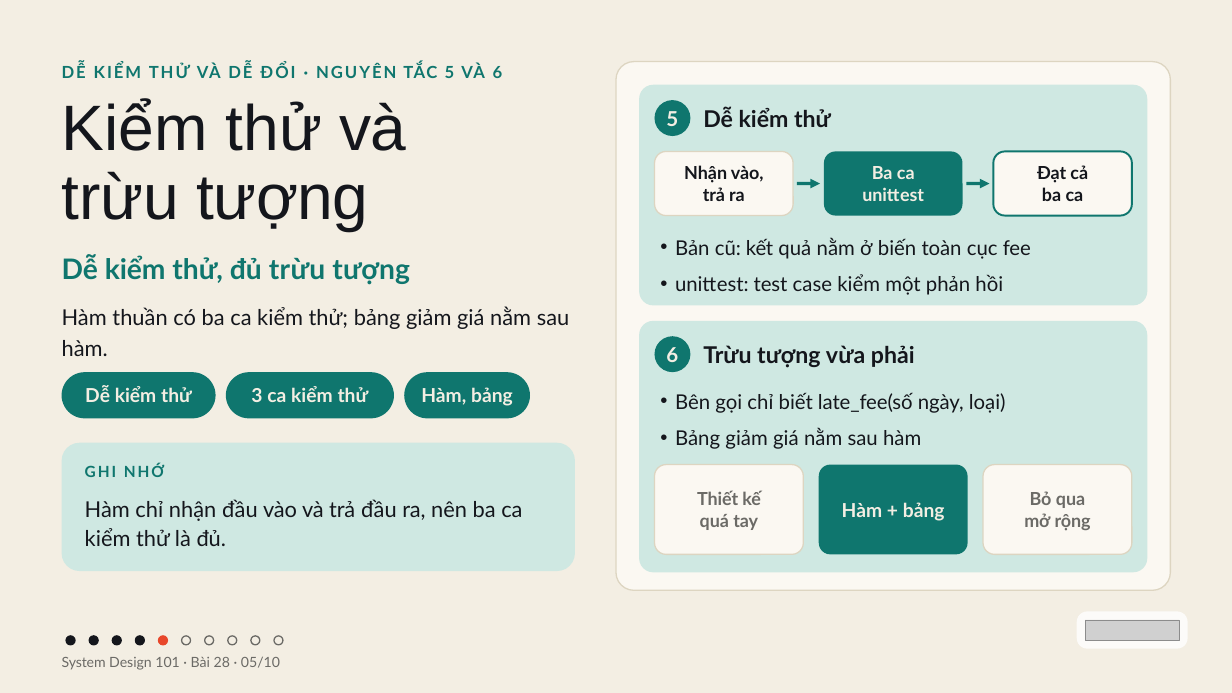
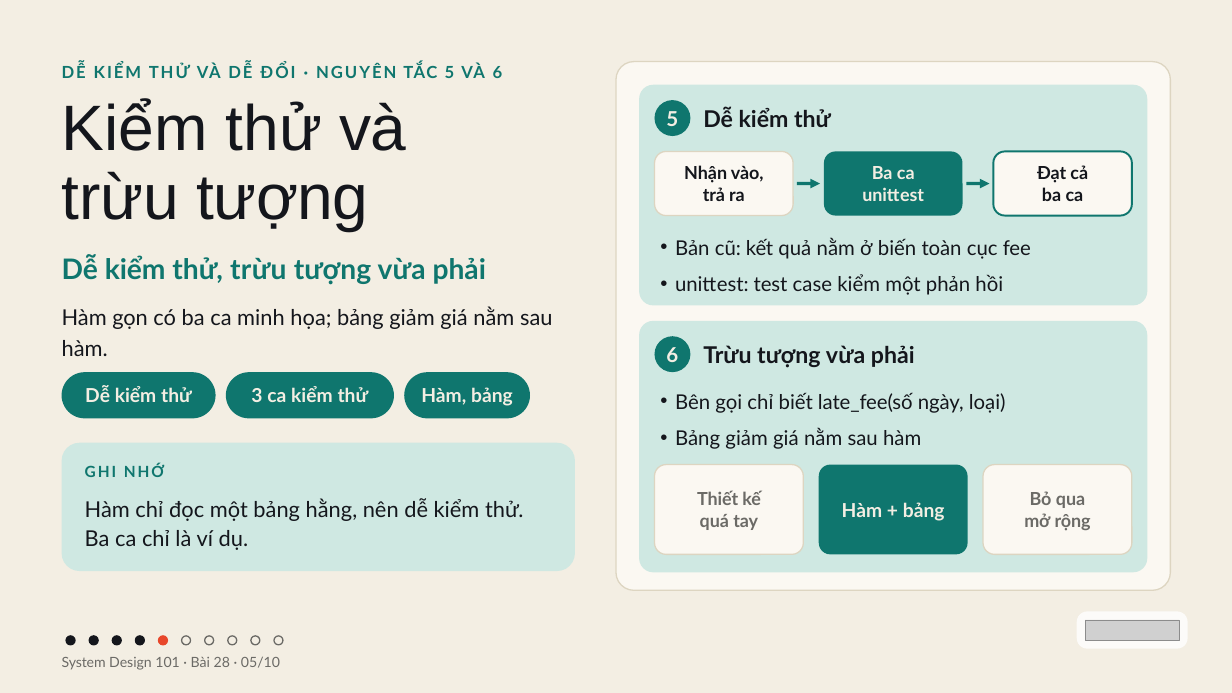
Before and after one commit to vohoailinh90/tool-marketing-studio, a slide deck: slide 5 of system-design-101/vi/lessons/sd-10-028/slides/sd-10-028.pptx. Drawn at 1232x693 pixels with LibreOffice and Linux fonts; fonts in the diff are those of the drawing; grey boxes stand for pictures. Boxes give left, top, right and bottom in pixels: in the first picture for what was removed or moved away, otherwise in the second. Text is boxed around its words. In the diff, an @@ line names an element or a change of style, - is before the commit and + after.

```diff
--- a/system-design-101/vi/lessons/sd-10-028/slides/sd-10-028.pptx
+++ b/system-design-101/vi/lessons/sd-10-028/slides/sd-10-028.pptx
@@ text at [62, 255, 486, 285]: text changed @@
-Dễ kiểm thử, đủ trừu tượng
+Dễ kiểm thử, trừu tượng vừa phải
@@ text at [62, 306, 552, 356]: text changed @@
-Hàm thuần có ba ca kiểm thử; bảng giảm giá nằm sau hàm.
+Hàm gọn có ba ca minh họa; bảng giảm giá nằm sau hàm.
@@ text at [85, 498, 524, 550]: text changed @@
-Hàm chỉ nhận đầu vào và trả đầu ra, nên ba ca kiểm thử là đủ.
+Hàm chỉ đọc một bảng hằng, nên dễ kiểm thử. Ba ca chỉ là ví dụ.
```
Also in this commit, not shown: 1 other file.
